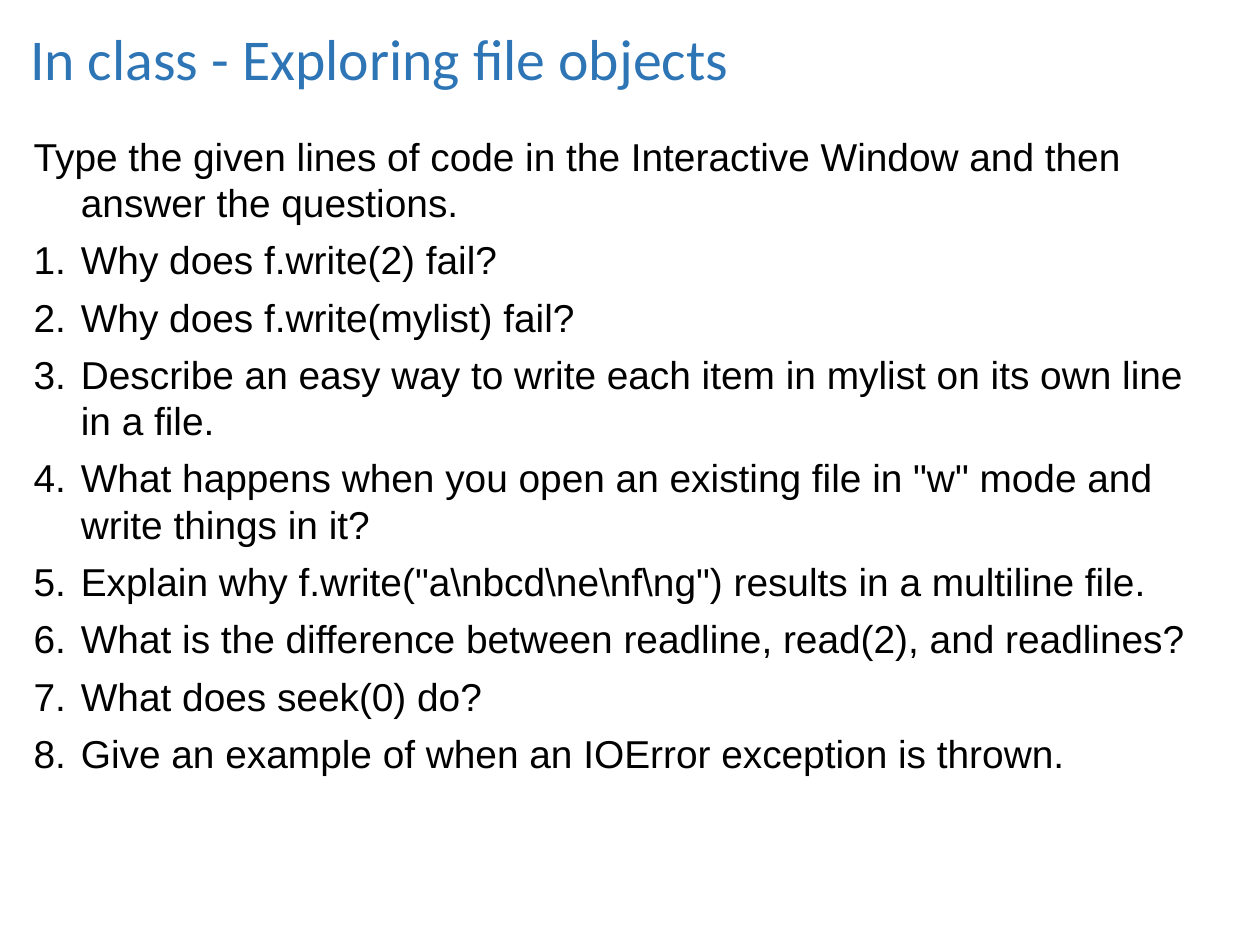
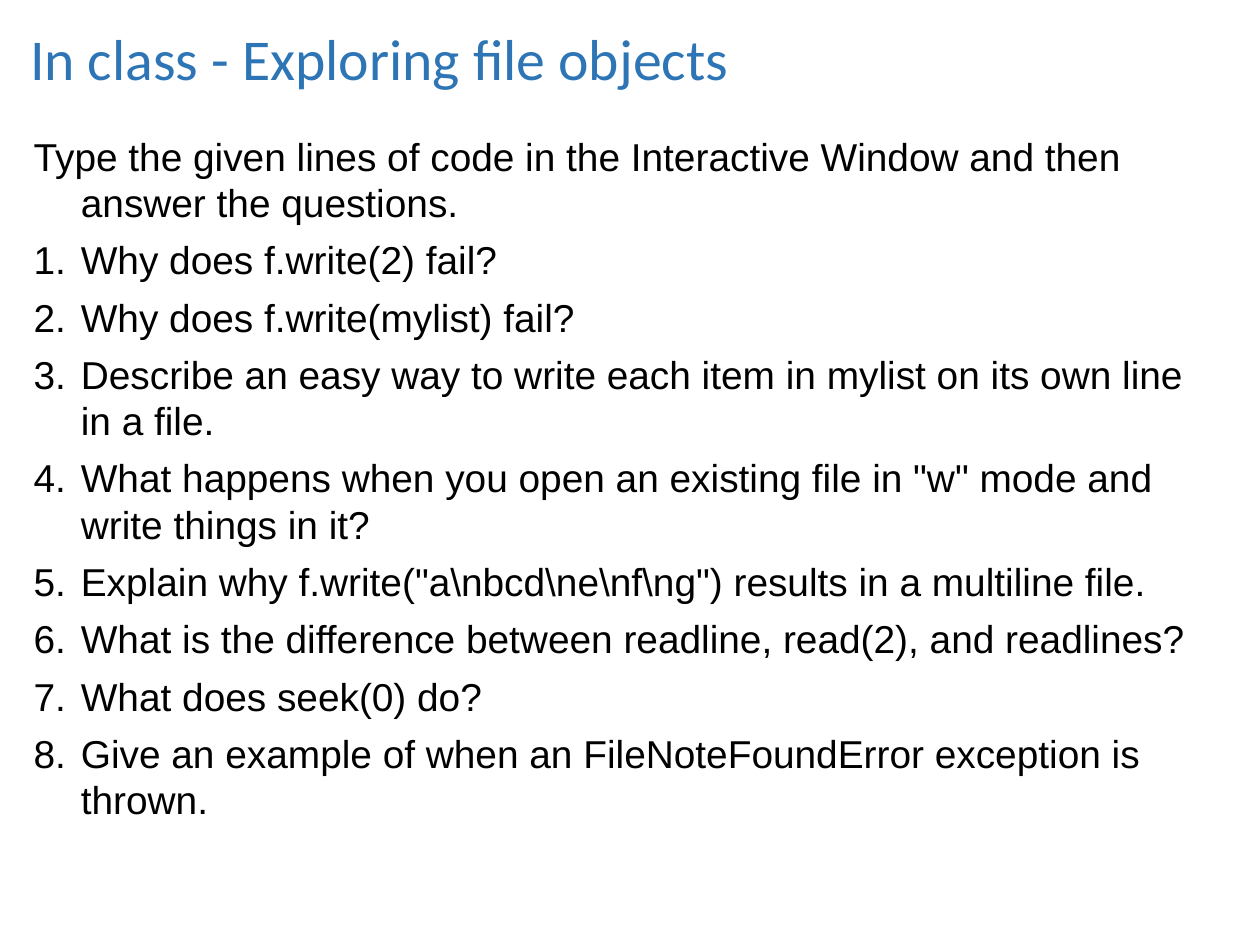
Before and after one commit to lgtateos/gis540, a slide deck: slide 10 of slides/fileIO.ppt. Drawn at 1260x945 pixels with LibreOffice and Linux fonts; fonts in the diff are those of the drawing. Boxes give left, top, right and bottom in pixels: in the first picture for what was removed or moved away, otherwise in the second. Text is boxed around its words. In the diff, an @@ line names an element or a change of style, - is before the commit and + after.

```diff
--- a/slides/fileIO.ppt
+++ b/slides/fileIO.ppt
@@ text at (x1=81, y1=740, x2=1140, y2=815): text changed @@
-8. Give an example of when an IOError exception is thrown.
+8. Give an example of when an FileNoteFoundError exception is thrown.
```
Also in this commit, not shown: 5 other slides changed.
